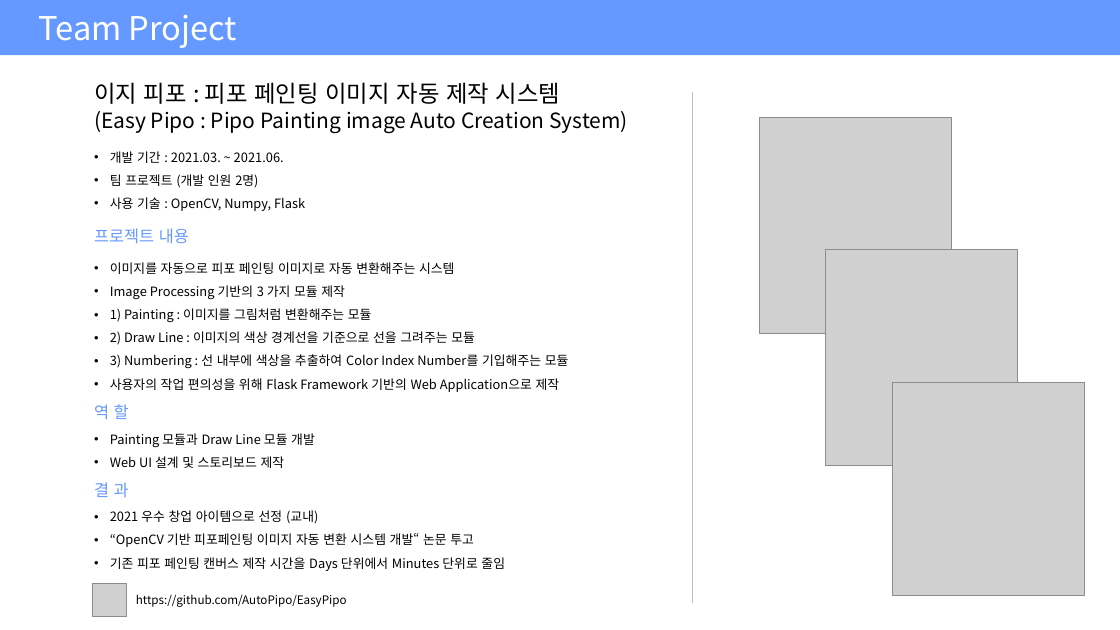
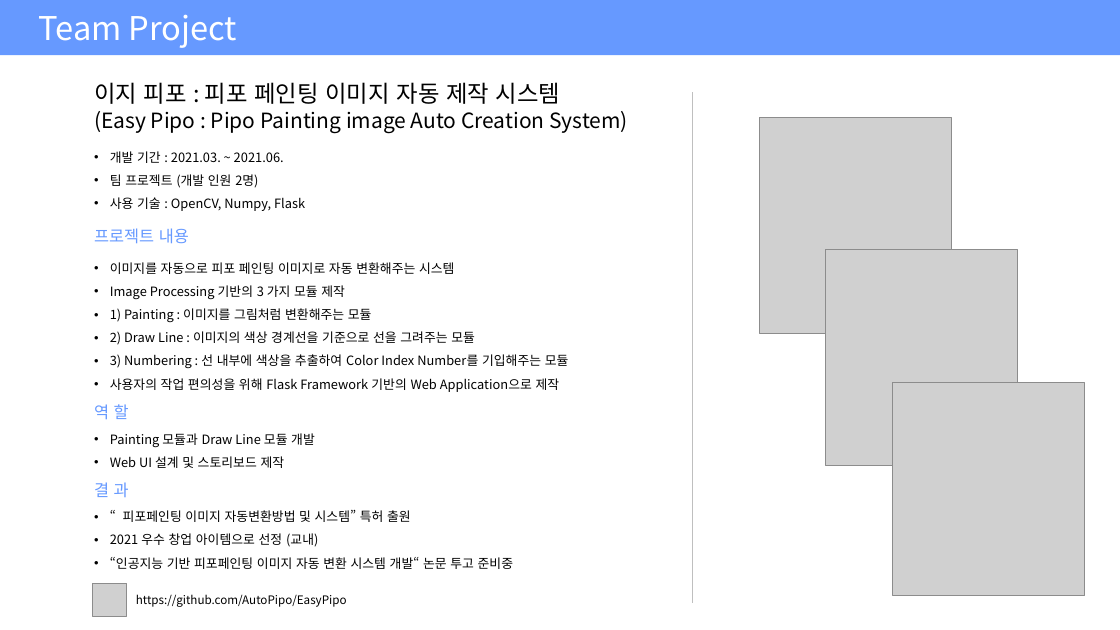
Before and after one commit to Minku-Koo/Minku-Koo, a slide deck: slide 6 of Portfolio2021.pptx. Drawn at 1120x630 pixels with LibreOffice and Linux fonts; fonts in the diff are those of the drawing; grey boxes stand for pictures. Boxes give left, top, right and bottom in pixels: in the first picture for what was removed or moved away, otherwise in the second. Text is boxed around its words. In the diff, an @@ line names an element or a change of style, - is before the commit and + after.

```diff
--- a/Portfolio2021.pptx
+++ b/Portfolio2021.pptx
@@ text at (x1=123, y1=510, x2=411, y2=522): paragraph added @@
+• “피포페인팅 이미지 자동변환방법 및 시스템” 특허 출원
@@ text at (x1=110, y1=557, x2=513, y2=569): text changed @@
-• “OpenCV 기반 피포페인팅 이미지 자동 변환 시스템 개발“ 논문 투고
-• 기존 피포 페인팅 캔버스 제작 시간을 Days 단위에서 Minutes 단위로 줄임
+• “인공지능 기반 피포페인팅 이미지 자동 변환 시스템 개발“ 논문 투고 준비중
```
Also in this commit, not shown: 1 other slide changed.
